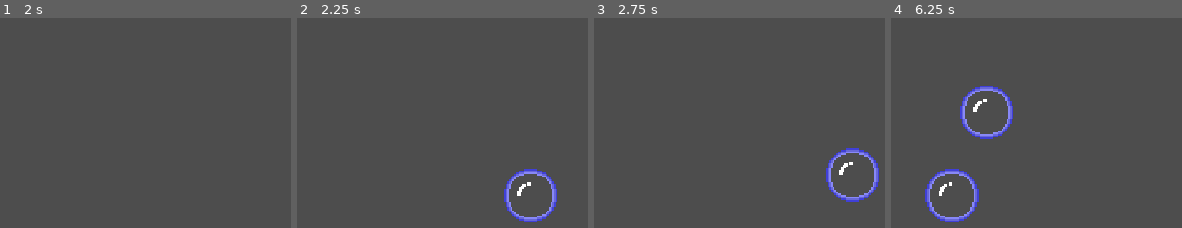
Above: before the commit, frames 1-4 (left to right).
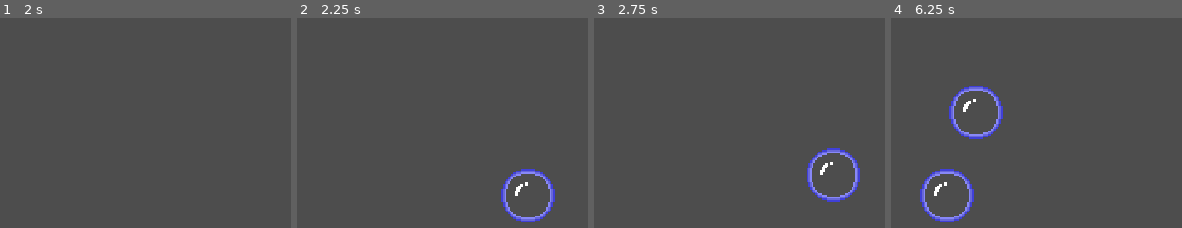
Above: after the commit, the same moments.

Repository: Spedinja/GGJ25
Game: Godot game, scene res://scenes/bubble_test.tscn
The game is run twice, just before and just after one commit, with the same random seed, the same clock (stepped at 60 frames per second) and the same inputs.
Inputs (mouse positions are in pixels of both pictures, inside the frame that each line leads up to):
- Up to frame 1 (2 s): tap Enter at 0.5 s; move the mouse to (outside the picture) at 0.52 s; click (outside the picture) at 0.67 s; tap Space at 1.25 s; move the mouse to (outside the picture) at 1.27 s; click (outside the picture) at 1.42 s
- Up to frame 2 (2.25 s): tap Enter at 2 s; move the mouse to (outside the picture) at 2.02 s; click (outside the picture) at 2.17 s
- Up to frame 3 (2.75 s): no input
- Up to frame 4 (6.25 s): move the mouse to (1149, 173) at 2.77 s; click (1149, 173) at 2.92 s; tap Space at 3.5 s; move the mouse to (outside the picture) at 3.52 s; click (outside the picture) at 3.67 s; move the mouse to (1045, 175) at 4.27 s; click (1045, 175) at 4.42 s; move the mouse to (outside the picture) at 5.02 s; click (outside the picture) at 5.17 s; move the mouse to (1164, 131) at 5.77 s; click (1164, 131) at 5.92 s

Frame 1 is identical in both runs. In frame 2, 1.4% of the frame differs, in the area x 70-90%, y 71-98%; in frame 3, 2.3%; in frame 4, 4.2%, in the area x 9-42%, y 32-98%.

Commit message:
bubbles have now random size + move direction

Diff:
--- a/scripts/bubble.gd
+++ b/scripts/bubble.gd
@@ -3,17 +3,22 @@
 @export var frequency : float = 5
 @export var amplitude : float = 150
 @export var upwards_speed : float = 100
+var direction = 1 # Determines the horizontal direction (1 for right, -1 for left)
 
 var time = 0
 
+var bubbleScale: float
 var delete_timer = 0
 
 var is_clicked = false
 
+func _ready() -> void:
+	direction = randf_range(-1,1)
+
 func _physics_process(delta):
 	time += delta
 	delete_timer = time
-	var wiggle = sin(time*frequency)*amplitude
+	var wiggle = sin(time*frequency)*amplitude*direction
 	position.x += wiggle * delta
 	position.y -= upwards_speed * delta
 
@@ -27,3 +32,8 @@
 			is_clicked = true
 			queue_free()  # Removes the bubble when clicked (pops it)
 			#get_tree().root.get_node("MainScene").add_score(10)  # Add points to the score
+
+func setBubbleScale(givenScale) -> void:
+	bubbleScale = givenScale
+	scale.x = bubbleScale
+	scale.y = bubbleScale
--- a/scripts/bubble_spawner.gd
+++ b/scripts/bubble_spawner.gd
@@ -23,6 +23,7 @@
 func spawn_bubble():
 	var bubble_instance = bubble_scene.instantiate()
 	if bubble_instance != null:
+		bubble_instance.setBubbleScale(randf_range(1,4))
 		bubble_instance.position = position
 		$"../../Bubbles".add_child(bubble_instance)
 	else:
